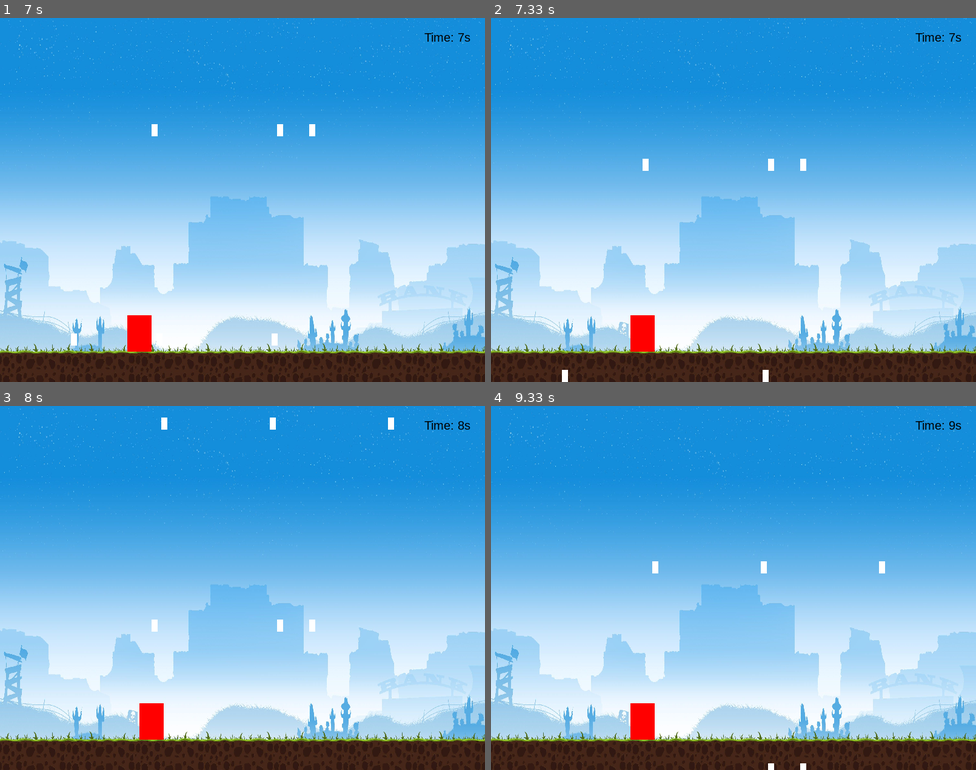
Above: before the commit, frames 1-4 (two rows, left to right).
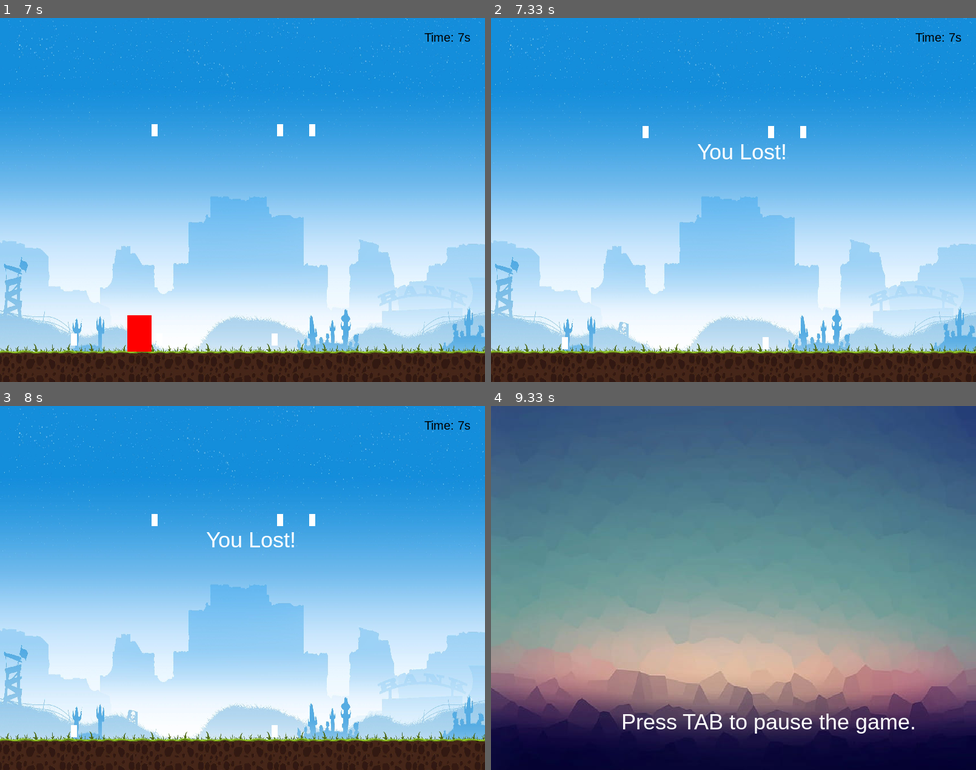
Above: after the commit, the same moments.

Repository: Evan-R-Scott/GameOfDodging
Game: pygame game, started from Python Pygame Dodge Game Project.py
The game is run twice, just before and just after one commit, with the same random seed, the same clock (stepped at 60 frames per second) and the same inputs.
Inputs (mouse positions are in pixels of both pictures, inside the frame that each line leads up to):
- Up to frame 1 (7 s): click (247, 54) at 0.38 s; hold D 0.67-1.13 s; move the mouse to (223, 214) at 0.7 s; hold D 1.17-1.63 s; hold A 1.67-2.2 s; hold A 2.23-2.63 s; hold D 2.67-3.3 s; hold A 3.33-3.8 s; hold D 3.83-4.3 s; hold D 4.33-4.8 s; hold A 4.83-5.37 s; hold A 5.4-5.8 s; hold D 5.83-6.47 s; hold A 6.5-6.97 s
- Up to frame 2 (7.33 s): hold D from 7 s (still down)
- Up to frame 3 (8 s): release D at 7.47 s
- Up to frame 4 (9.33 s): no input

Frame 1 is identical in both runs. In frame 2, 1.2% of the frame differs, in the area x 14-65%, y 29-100%; in frame 3, 1.2%; in frame 4, 100%, in the area x 0-100%, y 0-100%.

Commit message:
finished end game screen

Diff:
--- a/Python Pygame Dodge Game Project.py
+++ b/Python Pygame Dodge Game Project.py
@@ -3,6 +3,7 @@
 import time
 import random
 import LobbyScreenCode
+
 #main loop code
 pygame.init()
 
@@ -118,25 +119,31 @@
 color = (52,78,91)
 textColor = (255,255,255)
 TimeFont = pygame.font.SysFont("Arial", 20)
-pausedFont = pygame.font.SysFont("Arial", 36)
-UnpauseTxt= pausedFont.render("Press SPACE BAR to resume the game.", True, textColor)
-BackToMainTxt = pausedFont.render("Press SHIFT to go back to the main menu.", True, textColor)
-Or = pausedFont.render("OR", True, textColor)
-EscTxt= pausedFont.render("Press ESC to exit the application.", True, textColor)
-mainTxt = pausedFont.render("Press TAB to pause the game.", True, textColor)
-MapTxt= pausedFont.render("Select A Map", True, textColor)
-DifficultyTxt= pausedFont.render("Select A Difficulty", True, textColor)
-
+Font = pygame.font.SysFont("Arial", 36)
+UnpauseTxt= Font.render("Press SPACE BAR to resume the game.", True, textColor)
+BackToMainTxt = Font.render("Press SHIFT to go back to the main menu.", True, textColor)
+Or = Font.render("OR", True, textColor)
+EscTxt= Font.render("Press ESC to exit the application.", True, textColor)
+mainTxt = Font.render("Press TAB to pause the game.", True, textColor)
+MapTxt= Font.render("Select A Map", True, textColor)
+DifficultyTxt= Font.render("Select A Difficulty", True, textColor)
+LostText = Font.render("You Lost!", True, textColor)
 
 #game loop
 i = 0
 run = True
+restart = False
 while run:
 
     #in lobby screen
     if menuState == "main":
         screen.blit(menu_background,topLeft)
         screen.blit(mainTxt, (screen_width //2 - 4.5 *mainTxt.get_height() , 500))
+
+        #resolves freezing issue caused by instantly starting new game after just losing
+        if restart:
+             pygame.time.delay(2000)
+             restart = False
 
         #handle the various button presses on the lobby screen
         if start_img.lobbyScreen(screen):
@@ -192,10 +199,18 @@
             star_add = max(100, star_add - 100)
             star_count = 0
 
-
+        #draw projectiles on screen
         for star in stars:
             pygame.draw.rect(screen, (255,255,255), star)
 
+        #player was hit by projectile and lost
+        if hit:
+            screen.blit(LostText, (screen_width//2 - 0.4 * LostText.get_width(), 200))
+            pygame.display.update()
+            pygame.time.delay(2000)
+            hit = False
+            restart = True
+            menuState = "main"
 
     #in difficulty settings
     elif menuState == "difficulty":
@@ -245,10 +260,12 @@
 
     player_start, player_color = draw(player_location)
 
+    #draw initial player rectangle at start of game
     while i < 1:
         #create player shape
         player = pygame.Rect(200, player_start, player_width, player_height)
         i+=1
+
     if menuState == "game":
         pygame.draw.rect(screen, player_color, player)
 
